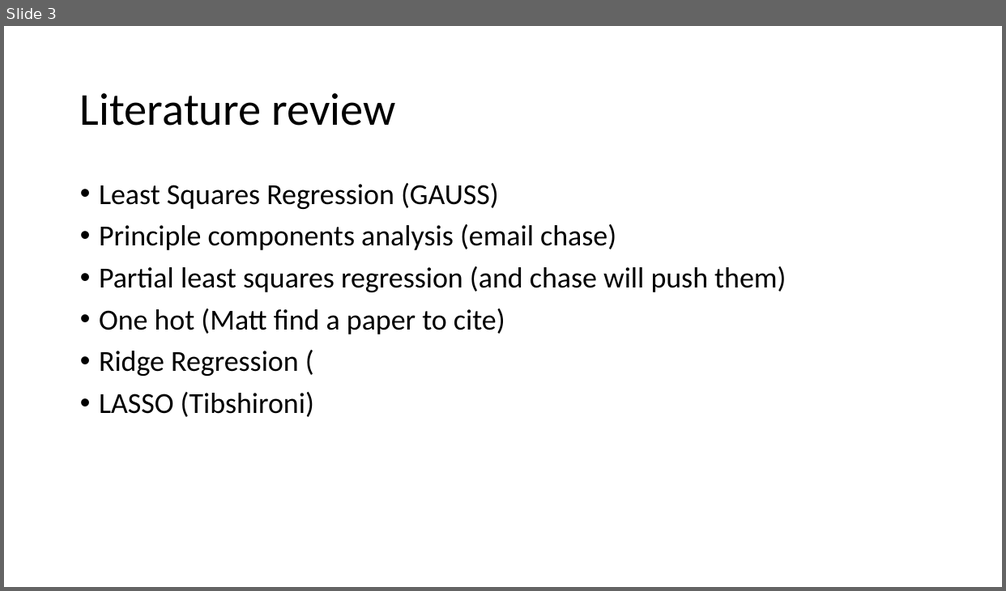
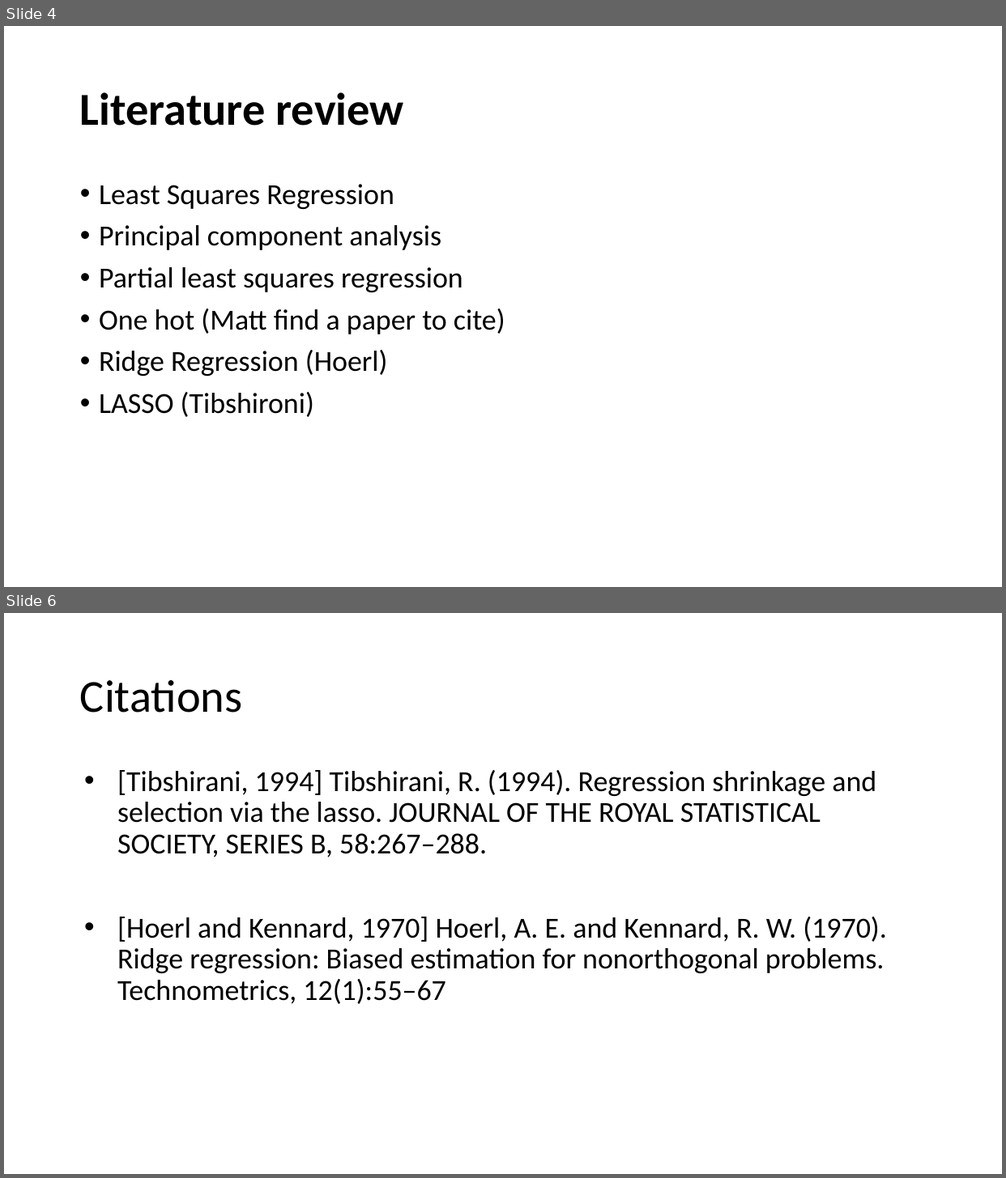
Before and after one commit to jakerhodes/gitFolder, a slide deck: Presentation-draft.pptx. Shown one above the other, each under a label of ours: slide 3 before the commit, slides 4 and 6 after it; the slides between them are not shown. The pictures are 1006x591 and 1006x1178 pixels, drawn with LibreOffice and Linux fonts; fonts in the diff are those of the drawing. Boxes give left, top, right and bottom in pixels: in the first picture for what was removed or moved away, otherwise in the second. Text is boxed around its words. In the diff, an @@ line names an element or a change of style, - is before the commit and + after.

```diff
--- a/Presentation-draft.pptx
+++ b/Presentation-draft.pptx
@@ slide 6 added at (4,613,1002,1174), background #FFFFFF @@
@@ title added at (80,680,243,713), 44 pt, text #000000 @@
+Citations
@@ text added at (117,770,887,1004), 28 pt, text #000000 @@
+• [Tibshirani, 1994] Tibshirani, R. (1994). Regression shrinkage and selection via the lasso. JOURNAL OF THE ROYAL STATISTICAL SOCIETY, SERIES B, 58:267–288.
+• [Hoerl and Kennard, 1970] Hoerl, A. E. and Kennard, R. W. (1970). Ridge regression: Biased estimation for nonorthogonal problems. Technometrics, 12(1):55–67
@@ what was slide 3 is now slide 4 @@
@@ slide 4 changed as well @@
@@ title "Literature review" at (80,92,404,126): bold on @@
@@ text at (99,184,463,292): text changed @@
-• Least Squares Regression (GAUSS)
-• Principle components analysis (email chase)
-• Partial least squares regression (and chase will push them)
+• Least Squares Regression
+• Principal component analysis
+• Partial least squares regression
@@ text at (99,350,388,376): text changed @@
-• Ridge Regression (
+• Ridge Regression (Hoerl)
```
Also in this commit, not shown: 3 other slides changed, 2 other slides added.
